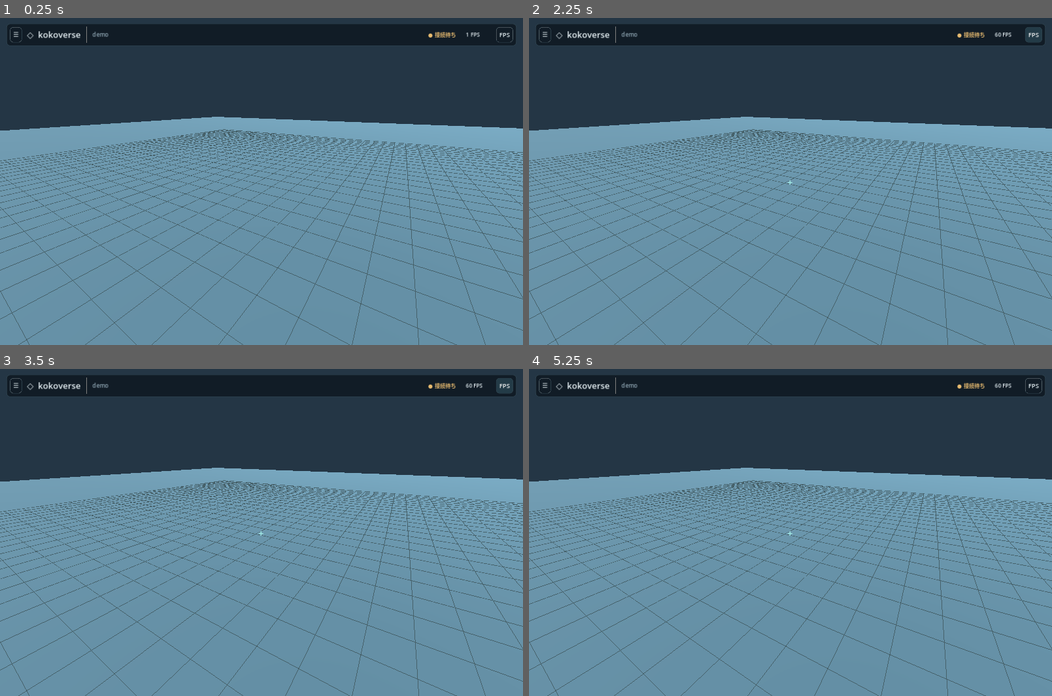
Above: before the commit, frames 1-4 (two rows, left to right).
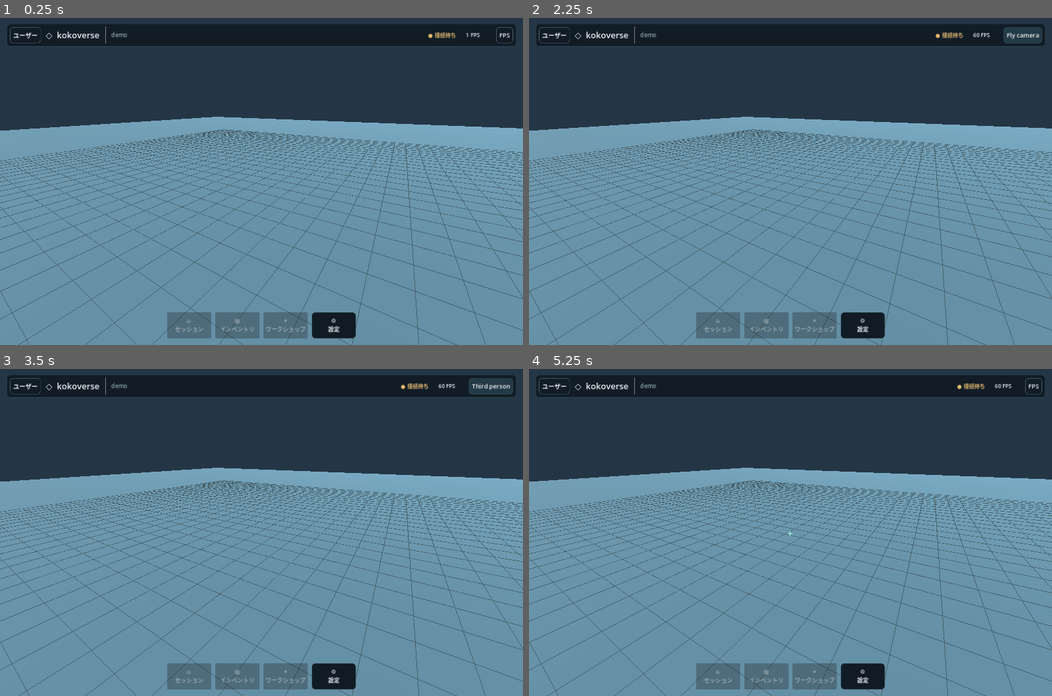
Above: after the commit, the same moments.

Repository: HutsuNoNingen/tukurium
Game: Godot game, scene res://main.tscn
Same seed, same stepped clock (60 frames per second), same inputs: the game is played once before the commit and once after it.
Inputs (mouse positions are in pixels of both pictures, inside the frame that each line leads up to):
- Up to frame 1 (0.25 s): no input
- Up to frame 2 (2.25 s): click "☰" (after the commit: "ユーザー") at 0.5 s; click "ワールドへ戻る" (after the commit: "閉じる") at 1.25 s; click "FPS" at 2 s
- Up to frame 3 (3.5 s): click "FPS" (after the commit: "Fly camera") at 2.75 s
- Up to frame 4 (5.25 s): click "FPS" (after the commit: "Third person") at 3.5 s; click (863, 676) at 4.25 s, where only the run after the commit has a clickable "⚙ 設定"; tap Enter (ui_accept) at 5 s; move the mouse to (816, 532) at 5.02 s; hold W (move_forward) from 5.03 s (still down); hold E (grab_rotate) from 5.03 s (still down); click (816, 532) at 5.17 s

The runs differ from the first frame. In frame 1, 3.1% of the frame differs, in the area x 1-99%, y 2-98%; in frame 2, 3.5%; in frame 3, 3.5%; in frame 4, 3.2%.

Commit message:
Add floating personal UI windows and separate dock icons

Diff:
--- /dev/null
+++ b/client-godot/desktop_window.gd
@@ -0,0 +1,64 @@
+extends Control
+## Local floating frame. Position and size never become shared world state.
+
+var panel := PanelContainer.new()
+var grip := Button.new()
+var dragging := false
+var resizing := false
+var origin := Vector2.ZERO
+var start_position := Vector2.ZERO
+var start_size := Vector2.ZERO
+var minimum_window_size := Vector2(480, 360)
+
+func _ready() -> void:
+	mouse_filter=Control.MOUSE_FILTER_IGNORE
+	add_child(panel)
+	panel.set_anchors_and_offsets_preset(Control.PRESET_FULL_RECT)
+	grip.text="◢"
+	grip.tooltip_text="ドラッグしてサイズ変更"
+	grip.focus_mode=Control.FOCUS_NONE
+	grip.mouse_default_cursor_shape=Control.CURSOR_FDIAGSIZE
+	grip.set_anchors_and_offsets_preset(Control.PRESET_BOTTOM_RIGHT)
+	grip.offset_left=-30
+	grip.offset_top=-30
+	grip.offset_right=0
+	grip.offset_bottom=0
+	grip.add_theme_stylebox_override("normal",StyleBoxEmpty.new())
+	grip.add_theme_stylebox_override("hover",StyleBoxEmpty.new())
+	grip.add_theme_color_override("font_color",Color("597084"))
+	add_child(grip)
+	grip.gui_input.connect(_grip_input)
+
+func use_titlebar(handle: Control) -> void:
+	handle.mouse_filter=Control.MOUSE_FILTER_PASS
+	handle.mouse_default_cursor_shape=Control.CURSOR_MOVE
+	handle.gui_input.connect(_title_input)
+
+func _title_input(event: InputEvent) -> void:
+	if event is InputEventMouseButton and event.button_index==MOUSE_BUTTON_LEFT and event.pressed:
+		dragging=true
+		resizing=false
+		origin=get_viewport().get_mouse_position()
+		start_position=position
+		get_viewport().set_input_as_handled()
+
+func _grip_input(event: InputEvent) -> void:
+	if event is InputEventMouseButton and event.button_index==MOUSE_BUTTON_LEFT and event.pressed:
+		resizing=true
+		dragging=false
+		origin=get_viewport().get_mouse_position()
+		start_size=size
+		get_viewport().set_input_as_handled()
+
+func _input(event: InputEvent) -> void:
+	if event is InputEventMouseButton and event.button_index==MOUSE_BUTTON_LEFT and not event.pressed:
+		dragging=false
+		resizing=false
+	elif event is InputEventMouseMotion and (dragging or resizing):
+		var delta: Vector2=event.position-origin
+		var screen: Vector2=get_viewport_rect().size
+		if dragging:
+			position=Vector2(clampf(start_position.x+delta.x,0,maxf(0,screen.x-size.x)),clampf(start_position.y+delta.y,72,maxf(72,screen.y-size.y-60)))
+		else:
+			size=Vector2(clampf(start_size.x+delta.x,minimum_window_size.x,screen.x-position.x),clampf(start_size.y+delta.y,minimum_window_size.y,screen.y-position.y-60))
+		get_viewport().set_input_as_handled()
--- a/client-godot/hud_smoke.gd
+++ b/client-godot/hud_smoke.gd
@@ -26,6 +26,17 @@
 	event=event.duplicate(); event.pressed=false
 	root.push_input(event,true)
 
+func drag(from: Vector2, to: Vector2) -> void:
+	var down := InputEventMouseButton.new()
+	down.button_index=MOUSE_BUTTON_LEFT; down.position=from; down.global_position=from; down.pressed=true
+	root.push_input(down,true)
+	var motion := InputEventMouseMotion.new()
+	motion.position=to; motion.global_position=to; motion.relative=to-from
+	root.push_input(motion,true)
+	var up := down.duplicate()
+	up.position=to; up.global_position=to; up.pressed=false
+	root.push_input(up,true)
+
 func capture(suffix: String) -> void:
 	for arg in OS.get_cmdline_user_args():
 		if arg.begins_with("--screenshot="):
@@ -51,8 +62,11 @@
 	if not scene.first_person: push_error("F5 did not cycle back to FPS"); quit(1); return
 	key(KEY_ESCAPE)
 	if scene.hud.menu.visible or scene.fps_active or Input.mouse_mode!=Input.MOUSE_MODE_VISIBLE: push_error("Esc did not release cursor without opening menu"); quit(1); return
-	click(scene.hud.profile_button.get_global_rect().get_center())
-	if not scene.hud.menu.visible or not scene.gameplay_keyboard_blocked(): push_error("Hamburger did not open dashboard"); quit(1); return
+	if not scene.hud.dock_buttons.has("sessions") or not scene.hud.dock_buttons.has("library") or not scene.hud.dock_buttons.has("workshop") or not scene.hud.dock_buttons.has("settings"):
+		push_error("Separate dock icons missing"); quit(1); return
+	click(scene.hud.dock_buttons.settings.get_global_rect().get_center())
+	if not scene.hud.menu.visible or not scene.gameplay_keyboard_blocked(): push_error("Settings dock did not open its window"); quit(1); return
+	if not scene.hud.room_label.is_visible_in_tree(): push_error("Top bar disappeared behind settings"); quit(1); return
 	if not scene.nickname.is_visible_in_tree() or not scene.avatar_button.is_visible_in_tree(): push_error("User settings are not in the menu"); quit(1); return
 	var position: Vector3=scene.player_target_position
 	Input.action_press("move_forward"); Input.action_press("jump")
@@ -62,15 +76,27 @@
 	await capture("-menu")
 	key(KEY_ESCAPE)
 	if scene.hud.menu.visible or scene.fps_active: push_error("Esc did not close menu and leave cursor visible"); quit(1); return
-	scene.hud.resume_view()
-	# The connected home surface is another Esc overlay, with the same input rules.
+	# The connected personal surfaces use the separate dock buttons.
 	var workspace=scene.get("service_panel")
 	if workspace != null:
 		workspace.enabled=true
-		scene.hud.open_home()
-		if not workspace.shade.visible or not scene.gameplay_keyboard_blocked(): push_error("Home menu was not opened"); quit(1); return
+		await until(func(): return not scene.hud.dock_buttons.sessions.disabled,"Session dock stayed disabled")
+		click(scene.hud.dock_buttons.sessions.get_global_rect().get_center())
+		if not workspace.shade.visible or workspace.page!="sessions" or not scene.gameplay_keyboard_blocked(): push_error("Session window was not opened"); quit(1); return
+		if not scene.hud.room_label.is_visible_in_tree() or workspace.floating_window.size.x>=root.size.x: push_error("Top bar or floating window layout missing"); quit(1); return
+		await capture("-sessions")
+		var before: Vector2=workspace.floating_window.position
+		drag(workspace.heading.get_global_rect().get_center(),workspace.heading.get_global_rect().get_center()+Vector2(38,24))
+		if workspace.floating_window.position.distance_to(before)<10: push_error("Session window did not drag"); quit(1); return
+		var old_size: Vector2=workspace.floating_window.size
+		drag(workspace.floating_window.grip.get_global_rect().get_center(),workspace.floating_window.grip.get_global_rect().get_center()+Vector2(-40,-32))
+		if workspace.floating_window.size.distance_to(old_size)<10: push_error("Session window did not resize"); quit(1); return
+		click(scene.hud.dock_buttons.library.get_global_rect().get_center())
+		if workspace.page!="library" or not workspace.shade.visible: push_error("Inventory dock did not open library"); quit(1); return
+		click(scene.hud.dock_buttons.workshop.get_global_rect().get_center())
+		if workspace.page!="workshop" or not workspace.shade.visible: push_error("Workshop dock did not open workshop"); quit(1); return
 		key(KEY_ESCAPE)
-		if workspace.shade.visible or scene.fps_active: push_error("Esc did not close home and release cursor"); quit(1); return
+		if workspace.shade.visible or scene.fps_active: push_error("Esc did not close floating window and release cursor"); quit(1); return
 		workspace.enabled=false
 		scene.hud.resume_view()
 	click(root.size*0.5,MOUSE_BUTTON_MIDDLE)
@@ -89,7 +115,7 @@
 	click(root.size*0.5,MOUSE_BUTTON_MIDDLE)
 	key(KEY_ESCAPE)
 	if scene.hud.ring.visible or scene.hud.menu.visible: push_error("Esc did not cancel ring"); quit(1); return
-	print("HUD SMOKE PASS: cursor-first FPS, click to capture, F5, Esc release, dashboard, blocked movement, status, ring 2D/3D and cancel")
+	print("HUD SMOKE PASS: cursor-first FPS, top bar, dock, floating window drag/resize, Esc, blocked movement, status and ring 2D/3D")
 	scene.queue_free()
 	await process_frame
 	await process_frame
--- a/client-godot/service_panel.gd
+++ b/client-godot/service_panel.gd
@@ -1,6 +1,7 @@
 extends CanvasLayer
 ## HN home, saved items and workshop. The Engine keeps session credentials.
 const Art = preload("res://service_art.gd")
+const DesktopWindow = preload("res://desktop_window.gd")
 const PAPER = Color("fffdf9")
 const GROUND = Color("eae5db")
 const INK = Color("26262e")
@@ -11,6 +12,7 @@
 var app
 var shade: ColorRect
 var shell: PanelContainer
+var floating_window
 var status: Label
 var identity: Label
 var name_input: LineEdit
@@ -145,16 +147,16 @@
 	open_button.position=Vector2(280,112)
 	open_button.visible=false
 	shade=ColorRect.new()
-	shade.color=Color(0.10,0.11,0.14,0.72)
+	shade.color=Color.TRANSPARENT
+	shade.mouse_filter=Control.MOUSE_FILTER_IGNORE
 	shade.set_anchors_and_offsets_preset(Control.PRESET_FULL_RECT)
 	shade.visible=false
 	add_child(shade)
-	shell=PanelContainer.new()
-	shell.set_anchors_and_offsets_preset(Control.PRESET_FULL_RECT)
-	shell.offset_left=24
-	shell.offset_right=-24
-	shell.offset_top=20
-	shell.offset_bottom=-20
+	floating_window=DesktopWindow.new()
+	shade.add_child(floating_window)
+	floating_window.size=Vector2(minf(1120,app.get_viewport().get_visible_rect().size.x-48),minf(620,app.get_viewport().get_visible_rect().size.y-180))
+	floating_window.position=Vector2((app.get_viewport().get_visible_rect().size.x-floating_window.size.x)/2,82)
+	shell=floating_window.panel
 	shell.add_theme_stylebox_override("panel",box(GROUND,20,Color.TRANSPARENT,16))
 	var theme := Theme.new()
 	theme.default_font=body_font
@@ -180,10 +182,9 @@
 	theme.set_color("title_color","Window",INK)
 	theme.set_stylebox("embedded_border","Window",box(GROUND,14,LINE,12))
 	shell.theme=theme
-	shade.add_child(shell)
 	var layout := row(shell,18)
 	var side := surface(layout)
-	side.custom_minimum_size.x=184
+	side.custom_minimum_size.x=162
 	var sidebar := column(side,12)
 	sidebar.add_child(text("Kokoverse",24,INK,true))
 	sidebar.add_child(text("ワークスペース",12,MUTED))
@@ -209,18 +210,20 @@
 	var main := column(layout,14)
 	main.size_flags_horizontal=Control.SIZE_EXPAND_FILL
 	var top := row(main)
+	floating_window.use_titlebar(top)
 	var titles := column(top,3)
+	titles.mouse_filter=Control.MOUSE_FILTER_IGNORE
 	titles.size_flags_horizontal=Control.SIZE_EXPAND_FILL
 	heading=text("セッション",27,INK,true)
 	titles.add_child(heading)
 	subtitle=paragraph("一緒に作る場所を選ぶ。",13)
 	titles.add_child(subtitle)
 	version_label=text(app.app_version,12,MUTED)
+	version_label.mouse_filter=Control.MOUSE_FILTER_IGNORE
 	version_label.name="AppVersion"
 	version_label.tooltip_text="このアプリの配布バージョン"
 	top.add_child(version_label)
-	back_button=button(top,"ワールドへ戻る",func(): if not current_session.is_empty(): shade.hide())
-	back_button.visible=false
+	back_button=button(top,"閉じる",func(): shade.hide())
 	var workspace := row(main,16)
 	workspace.size_flags_vertical=Control.SIZE_EXPAND_FILL
 	var content := Control.new()
@@ -247,6 +250,7 @@
 	main.add_child(status)
 	content.resized.connect(update_columns)
 	switch_page("sessions",false)
+	floating_window.minimum_window_size=Vector2(700,450)
 
 func build_sessions(parent: VBoxContainer) -> void:
 	var panel := surface(parent)
@@ -361,7 +365,6 @@
 	if not enabled: return
 	current_user=body.user if body.get("user") is Dictionary else {}
 	current_session=body.session if body.get("session") is Dictionary else {}
-	back_button.visible=not current_session.is_empty()
 	name_input.editable=current_session.is_empty()
 	login_button.disabled=not current_session.is_empty()
 	if not current_user.is_empty():
@@ -380,6 +383,14 @@
 	save_button.disabled=app.current.is_empty() or current_session.is_empty()
 	save_button.tooltip_text="ワールドでアイテムを選択してから保存します。" if save_button.disabled else "見た目・設定・ロジックを保存します。"
 	if not current_user.is_empty(): refresh()
+
+func open_page(value: String) -> void:
+	if not enabled: return
+	if shade.visible and page==value:
+		shade.hide()
+		return
+	switch_page(value,false)
+	show_panel()
 
 func call_service(action: String, values: Dictionary, completed: Callable, failed: Callable = Callable()) -> void:
 	if not app.connected: status.text="接続を待っています…"; return
--- a/client-godot/world_hud.gd
+++ b/client-godot/world_hud.gd
@@ -1,6 +1,7 @@
 extends CanvasLayer
 ## Local application chrome. The world and edit operations stay in the Engine.
 const RING = preload("res://ring_menu.gd")
+const DesktopWindow = preload("res://desktop_window.gd")
 const INK := Color("101b25")
 const LINE := Color("304550")
 const TEXT := Color("e6f0f4")
@@ -9,8 +10,10 @@
 var app
 var root := Control.new()
 var ring = RING.new()
-var menu := ColorRect.new()
+var menu = DesktopWindow.new()
 var workspace
+var dock: HBoxContainer
+var dock_buttons := {}
 var room_label: Label
 var sync_label: Label
 var fps_label: Label
@@ -18,9 +21,7 @@
 var profile_button: Button
 var mode_button: Button
 var home_button: Button
-var menu_home_button: Button
 var ring_target := ""
-var last_overlay := false
 var next_status := 0
 
 func style(color: Color, padding: int = 12) -> StyleBoxFlat:
@@ -55,7 +56,7 @@
 func setup(owner) -> void:
 	app = owner
 	workspace = app.get("service_panel")
-	layer = 5
+	layer = 25
 	add_child(root)
 	root.set_anchors_and_offsets_preset(Control.PRESET_FULL_RECT)
 	root.mouse_filter = Control.MOUSE_FILTER_IGNORE
@@ -70,8 +71,8 @@
 	var row := HBoxContainer.new()
 	row.add_theme_constant_override("separation",12)
 	bar.add_child(row)
-	profile_button=button(row,"☰",toggle_menu)
-	profile_button.tooltip_text="ダッシュメニュー"
+	profile_button=button(row,"ユーザー",toggle_menu)
+	profile_button.tooltip_text="ユーザー設定"
 	row.add_child(text("◇  kokoverse",21))
 	row.add_child(VSeparator.new())
 	room_label=text("Workshop",14,MUTED)
@@ -87,56 +88,43 @@
 	row.add_child(fps_label)
 	mode_button=button(row,"FPS",cycle_view)
 	mode_button.tooltip_text="視点切り替え · F5"
-	home_button=button(row,"ホーム / ライブラリ",open_home)
+	home_button=button(row,"セッション",open_home)
 	build_menu()
+	build_dock()
 	root.add_child(ring)
 	ring.set_anchors_and_offsets_preset(Control.PRESET_FULL_RECT)
 	ring.hide()
 	ring.chosen.connect(choose_action)
 	ring.cancelled.connect(close_ring)
-	# The home entry now lives in the top bar and Esc menu.
+	# The old standalone service button is replaced by the dock.
 	if workspace != null:
 		workspace.open_button.hide()
 		workspace.open_button.visibility_changed.connect(func():
 			if workspace.open_button.visible: workspace.open_button.hide())
 
 func build_menu() -> void:
-	menu.color=Color(0.03,0.05,0.07,0.72)
 	root.add_child(menu)
-	menu.set_anchors_and_offsets_preset(Control.PRESET_FULL_RECT)
+	menu.size=Vector2(530,400)
+	menu.position=Vector2(128,118)
+	menu.minimum_window_size=Vector2(420,320)
+	menu.panel.add_theme_stylebox_override("panel",style(INK,22))
 	menu.hide()
-	var center := CenterContainer.new()
-	menu.add_child(center)
-	center.set_anchors_and_offsets_preset(Control.PRESET_FULL_RECT)
-	var shell := PanelContainer.new()
-	shell.custom_minimum_size=Vector2(700,460)
-	shell.add_theme_stylebox_override("panel",style(INK,24))
-	center.add_child(shell)
 	var column := VBoxContainer.new()
-	column.add_theme_constant_override("separation",18)
-	shell.add_child(column)
+	column.add_theme_constant_override("separation",12)
+	menu.panel.add_child(column)
 	var header := HBoxContainer.new()
 	column.add_child(header)
-	var title := text("メニュー",23)
+	menu.use_titlebar(header)
+	var title := text("ユーザー設定",22)
+	title.mouse_filter=Control.MOUSE_FILTER_IGNORE
 	title.size_flags_horizontal=Control.SIZE_EXPAND_FILL
 	header.add_child(title)
-	button(header,"ワールドへ戻る",close_menu)
+	button(header,"閉じる",close_menu)
 	column.add_child(HSeparator.new())
-	var body := HBoxContainer.new()
-	body.add_theme_constant_override("separation",28)
-	column.add_child(body)
-	var nav := VBoxContainer.new()
-	nav.custom_minimum_size.x=180
-	nav.add_theme_constant_override("separation",12)
-	body.add_child(nav)
-	menu_home_button=button(nav,"ホーム / ライブラリ",open_home)
-	var settings_button := button(nav,"ユーザー設定",func(): pass)
-	settings_button.add_theme_color_override("font_color",ACCENT)
 	var settings := VBoxContainer.new()
 	settings.size_flags_horizontal=Control.SIZE_EXPAND_FILL
-	settings.add_theme_constant_override("separation",12)
-	body.add_child(settings)
-	settings.add_child(text("ユーザー設定",20))
+	settings.add_theme_constant_override("separation",9)
+	column.add_child(settings)
 	settings.add_child(text("表示名",13,MUTED))
 	app.nickname.reparent(settings)
 	app.nickname.custom_minimum_size.y=38
@@ -152,6 +140,41 @@
 	app.people_label.reparent(settings)
 	app.people_label.max_lines_visible=6
 
+func build_dock() -> void:
+	var holder := CenterContainer.new()
+	holder.set_anchors_and_offsets_preset(Control.PRESET_BOTTOM_WIDE)
+	holder.offset_top=-86
+	holder.offset_bottom=-10
+	holder.mouse_filter=Control.MOUSE_FILTER_PASS
+	root.add_child(holder)
+	dock=HBoxContainer.new()
+	dock.add_theme_constant_override("separation",10)
+	holder.add_child(dock)
+	for item in [["sessions","⌂","セッション"],["library","▦","インベントリ"],["workshop","✦","ワークショップ"],["settings","⚙","設定"]]:
+		var key: String=item[0]
+		var tile := Button.new()
+		tile.text=item[1]+"\n"+item[2]
+		tile.custom_minimum_size=Vector2(108,64)
+		tile.focus_mode=Control.FOCUS_NONE
+		tile.mouse_default_cursor_shape=Control.CURSOR_POINTING_HAND
+		tile.add_theme_font_size_override("font_size",14)
+		tile.add_theme_color_override("font_color",TEXT)
+		tile.add_theme_color_override("font_hover_color",ACCENT)
+		tile.add_theme_stylebox_override("normal",style(INK,5))
+		tile.add_theme_stylebox_override("hover",style(Color("233b47"),5))
+		tile.add_theme_stylebox_override("pressed",style(Color("2b5057"),5))
+		tile.pressed.connect(func(): open_dock(key))
+		dock.add_child(tile)
+		dock_buttons[key]=tile
+
+func open_dock(key: String) -> void:
+	if key=="settings":
+		toggle_menu()
+	elif workspace != null and workspace.enabled:
+		menu.hide()
+		ring.hide()
+		workspace.open_page(key)
+
 func workspace_open() -> bool:
 	return workspace != null and workspace.enabled and workspace.shade.visible
 
@@ -162,10 +185,11 @@
 	app.world_panels.open_creation()
 
 func release_to_cursor() -> void:
-	menu.hide()
-	ring.hide()
-	if workspace_open(): workspace.shade.hide()
-	last_overlay=false
+	var captured: bool=Input.mouse_mode==Input.MOUSE_MODE_CAPTURED or app.fps_active
+	if not captured:
+		if ring.visible: ring.hide()
+		elif menu.visible: menu.hide()
+		elif workspace_open(): workspace.shade.hide()
 	app.get_viewport().gui_release_focus()
 	app.world_panels.clear_focus()
 	app.release_cursor()
@@ -178,12 +202,12 @@
 
 func close_menu() -> void:
 	menu.hide()
-	resume_view()
 
 func toggle_menu() -> void:
 	if menu.visible: close_menu()
 	else:
 		ring.hide()
+		if workspace_open(): workspace.shade.hide()
 		app.get_viewport().gui_release_focus()
 		app.world_panels.clear_focus()
 		app.release_cursor()
@@ -193,7 +217,7 @@
 	if workspace == null or not workspace.enabled: return
 	menu.hide()
 	ring.hide()
-	workspace.show_panel()
+	workspace.open_page("sessions")
 
 func close_ring() -> void:
 	ring.hide()
@@ -243,9 +267,6 @@
 	return false
 
 func _process(_delta: float) -> void:
-	var overlay := blocking()
-	if last_overlay and not overlay: resume_view()
-	last_overlay=overlay
 	if Time.get_ticks_msec()<next_status: return
 	next_status=Time.get_ticks_msec()+200
 	fps_label.text="%d FPS" % Engine.get_frames_per_second()
@@ -263,4 +284,8 @@
 	engine_label.tooltip_text="ローカルEngineとの往復時間"
 	room_label.text=str(workspace.current_session.get("name",app.session)) if workspace != null else app.session
 	home_button.visible=workspace != null and workspace.enabled
-	menu_home_button.disabled=not home_button.visible
+	for key in ["sessions","library","workshop"]:
+		dock_buttons[key].disabled=not home_button.visible
+		var active: bool=workspace_open() and workspace.page==key
+		dock_buttons[key].add_theme_color_override("font_color",ACCENT if active else TEXT)
+	dock_buttons.settings.add_theme_color_override("font_color",ACCENT if menu.visible else TEXT)
Not shown, added: client-godot/desktop_window.gd.uid
Not shown, changed: docs/inspector-controls.md
Not shown, changed: tests/hud-integration.mjs
